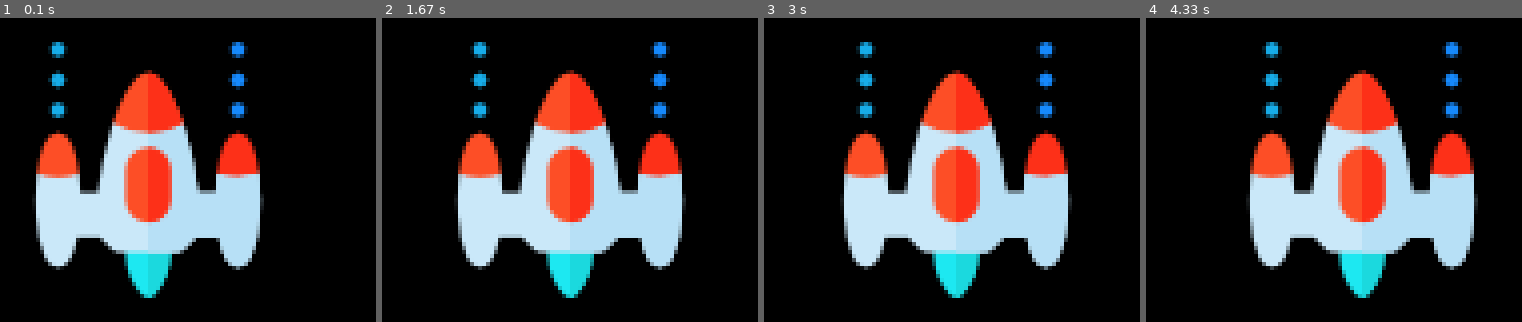
Above: before the commit, frames 1-4 (left to right).
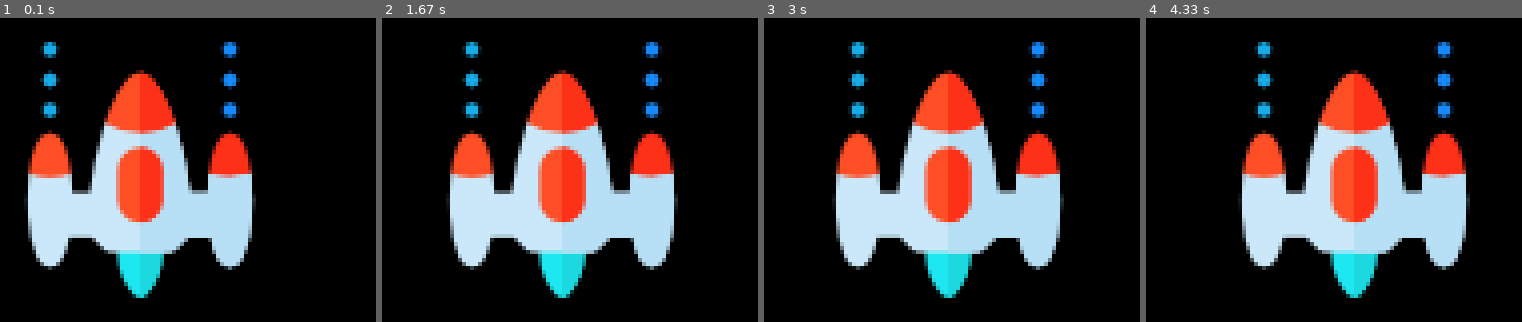
Above: after the commit, the same moments.

Repository: brccabral/Python_Pygame_SpaceInvaders
Game: pygame game, started from main.py
Same seed, same stepped clock (60 frames per second), same inputs: the game is played once before the commit and once after it.
Inputs:
- Up to frame 1 (0.1 s): no input
- Up to frame 2 (1.67 s): hold Right 0.33-0.8 s; hold Right 0.83-1.3 s; hold Left from 1.33 s (still down)
- Up to frame 3 (3 s): release Left at 1.87 s; hold Left 1.9-2.3 s; hold Right 2.33-2.97 s
- Up to frame 4 (4.33 s): hold Left 3-3.47 s; hold Right 3.5-3.97 s; hold Right from 4 s (still down)

The runs differ from the first frame. In frame 1, 13% of the frame differs, in the area x 6-71%, y 7-93%; in frame 2, 13%; in frame 3, 13%; in frame 4, 13%.

Commit message:
border limit on X

Diff:
--- a/main.py
+++ b/main.py
@@ -3,8 +3,10 @@
 # Initialize the pygame
 pygame.init()
 
+SCREEN_WIDTH = 800
+SCREEN_HEIGHT = 600
 # create the screen
-screen = pygame.display.set_mode((800,600))
+screen = pygame.display.set_mode((SCREEN_WIDTH,SCREEN_HEIGHT))
 
 # Title and Icon
 pygame.display.set_caption("Space Invaders")
@@ -13,7 +15,7 @@
 
 # Player
 playerImg = pygame.image.load("assets/player.png")
-playerX = 370
+playerX = SCREEN_WIDTH/2-playerImg.get_width()/2
 playerY = 480
 playerX_change = 0
 speed = 0.3
@@ -43,5 +45,11 @@
                 playerX_change = 0
 
     playerX += playerX_change
+    # border limit on X
+    if playerX <= 0:
+        playerX = 0
+    elif playerX >= SCREEN_WIDTH-playerImg.get_width():
+        playerX = SCREEN_WIDTH-playerImg.get_width()
+
     player(playerX, playerY)
     pygame.display.update()
